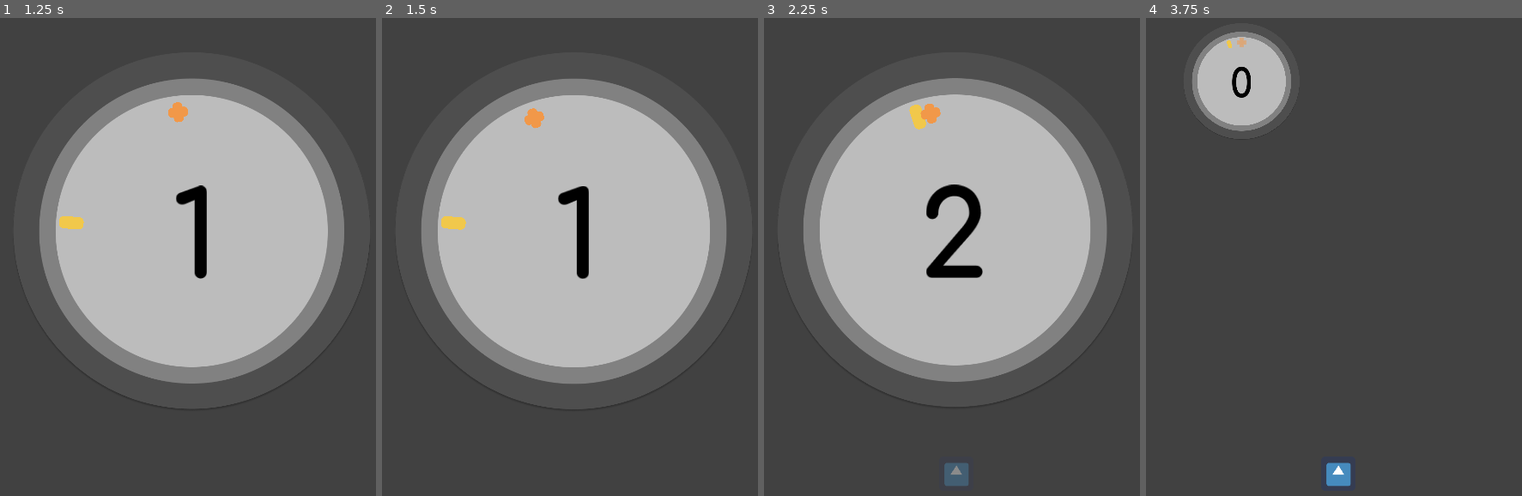
Above: before the commit, frames 1-4 (left to right).
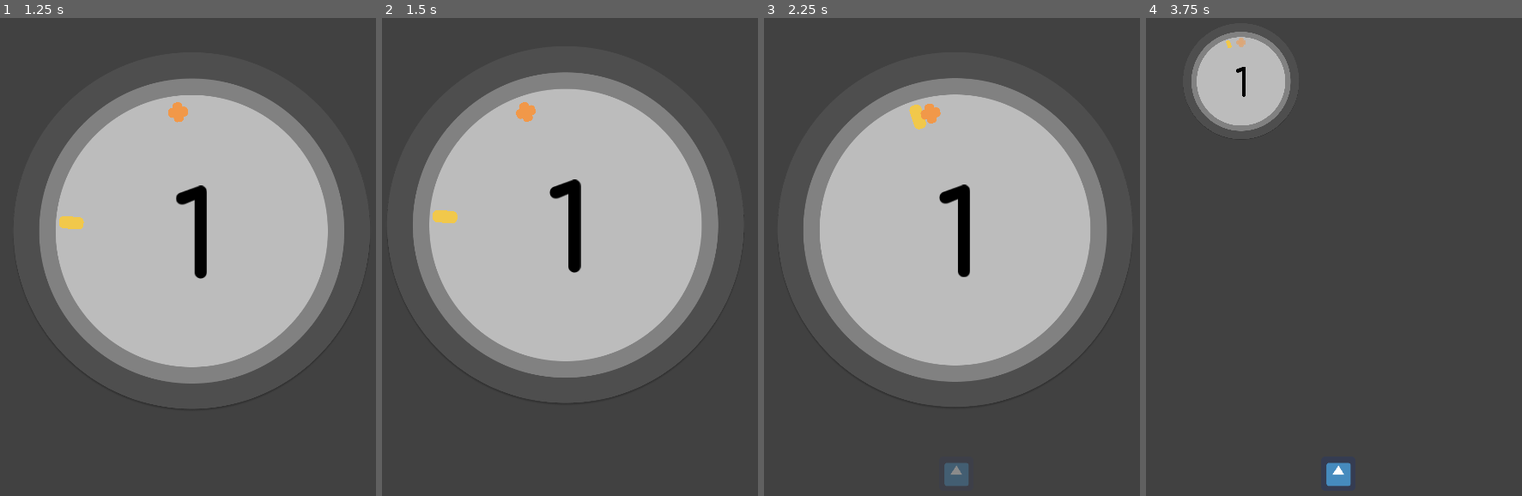
Above: after the commit, the same moments.

Repository: takecare/popthelock
Game: Godot game, scene res://scenes/Start.tscn
Same seed, same stepped clock (60 frames per second), same inputs: the game is played once before the commit and once after it. The engine's default icon, where the game draws it, is replaced by a stand-in: a white triangle on a blue panel in a dark square.
Inputs (mouse positions are in pixels of both pictures, inside the frame that each line leads up to):
- Up to frame 1 (1.25 s): click (191, 472) at 0.5 s
- Up to frame 2 (1.5 s): tap Enter at 1.25 s; move the mouse to (660, 228) at 1.27 s; hold W from 1.28 s (still down); click (660, 228) at 1.35 s
- Up to frame 3 (2.25 s): release W at 2 s; click (955, 472) at 2 s
- Up to frame 4 (3.75 s): move the mouse to (1262, 300) at 2.77 s; hold S 2.78-3.53 s; tap G at 2.85 s; move the mouse to (1375, 113) at 3.52 s; hold W from 3.53 s (still down); tap H at 3.6 s

Frame 1 is identical in both runs. In frame 2, 8.3% of the frame differs, in the area x 4-97%, y 11-81%; in frame 3, 1.4%; in frame 4, 0.3%.

Commit message:
add screen shake

Diff:
--- a/scenes/Main.tscn
+++ b/scenes/Main.tscn
@@ -7,6 +7,7 @@
 [ext_resource path="res://scenes/Lock.tscn" type="PackedScene" id=5]
 [ext_resource path="res://scripts/Camera.gd" type="Script" id=6]
 [ext_resource path="res://scenes/FadeButton.tscn" type="PackedScene" id=7]
+[ext_resource path="res://scenes/Shaker.tscn" type="PackedScene" id=8]
 
 [sub_resource type="Animation" id=1]
 resource_name = "ZoomIn"
@@ -122,6 +123,8 @@
 position = Vector2( 360, 456 )
 scale = Vector2( 0.3, 0.3 )
 
+[node name="Shaker" parent="." instance=ExtResource( 8 )]
+
 [connection signal="tapped" from="GUI/HBox/StartButton" to="." method="_on_start_button_tapped"]
 [connection signal="disappeared" from="Game/Target" to="." method="_target_disappeared"]
 [connection signal="target_entered" from="Game/Target" to="." method="_on_target_entered"]
--- /dev/null
+++ b/scenes/Shaker.tscn
@@ -0,0 +1,7 @@
+[gd_scene load_steps=2 format=2]
+
+[ext_resource path="res://scripts/Shaker.gd" type="Script" id=1]
+
+[node name="Shaker" type="Node2D"]
+script = ExtResource( 1 )
+camera_path = NodePath("../Camera")
--- a/scripts/Main.gd
+++ b/scripts/Main.gd
@@ -126,6 +126,7 @@
 func _on_target_missed() -> void:
   if state != PlayState.Playing:
     return
+  $Shaker.shake(1.5, 0.25)
   state = PlayState.Missed
 
 
@@ -220,3 +221,6 @@
   elif event.scancode == KEY_M:
     $Game/Crosshair._target_missed()
     get_tree().set_input_as_handled()
+  elif event.scancode == KEY_S:
+    $Shaker.shake(1.8, 0.25)
+    get_tree().set_input_as_handled()
--- a/scripts/Score.gd
+++ b/scripts/Score.gd
@@ -107,8 +107,8 @@
   return $CurrentScoreLayer.in_progress || $NextScoreLayer.in_progress
 
 
-# TODO debug only. remove
-func _unhandled_key_input(event: InputEventKey) -> void:
+# debug only. remove extra _ to use.
+func __unhandled_key_input(event: InputEventKey) -> void:
   if event.echo || event.pressed: return
   if event.scancode == KEY_W:
     increase()
--- /dev/null
+++ b/scripts/Shaker.gd
@@ -0,0 +1,59 @@
+extends Node2D
+
+export(NodePath) var camera_path
+var camera: Camera2D
+
+export(float) var min_threshold = 1.0
+export(float) var max_threshold = 5.0
+
+var original_offset: Vector2
+
+var initial_intensity = 0.0
+var camera_shake_intensity = 0.0
+
+var initial_duration = 0.0
+var camera_shake_duration = 0.0
+
+var current_min_threshold = min_threshold
+var current_max_threshold = max_threshold
+
+
+func _ready() -> void:
+  camera = get_node(camera_path) if camera_path != null else null
+
+
+func _process(delta: float) -> void:
+  if camera_shake_duration == 0:
+    return
+  elif camera_shake_duration < 0:
+    camera.offset = original_offset
+    camera_shake_intensity = 0.0
+    camera_shake_duration = 0.0
+    return
+
+  # we're calculating this on every frame but we don't need to
+  var _delta = delta if delta > 0 else 0.016667 # i've seen delta == 0 some times
+  var how_many_times_will_process_run = floor(initial_duration / _delta)
+  var new_intensity = camera_shake_intensity - initial_intensity / how_many_times_will_process_run
+  camera_shake_intensity = new_intensity if new_intensity >= 0.0 else 0.0
+
+  # reduce the intensity as time goes by
+  current_min_threshold = current_min_threshold - min_threshold / how_many_times_will_process_run
+  current_max_threshold = current_max_threshold - max_threshold / how_many_times_will_process_run
+
+  camera_shake_duration -= _delta
+  var rand_sign = 1 if randf() < 0.5 else -1
+  camera.offset = camera.offset + rand_sign * Vector2(
+    rand_range(current_min_threshold, current_max_threshold),
+    rand_range(current_min_threshold, current_max_threshold)
+  ) * camera_shake_intensity
+
+
+func shake(intensity: float = 3.0, duration: float = 1.0) -> void:
+  original_offset = camera.offset
+  initial_intensity = intensity
+  camera_shake_intensity = intensity
+  initial_duration = duration
+  camera_shake_duration = duration
+  current_min_threshold = min_threshold
+  current_max_threshold = max_threshold
Not shown: 1 places in scenes/Main.tscn that only renumber resources
